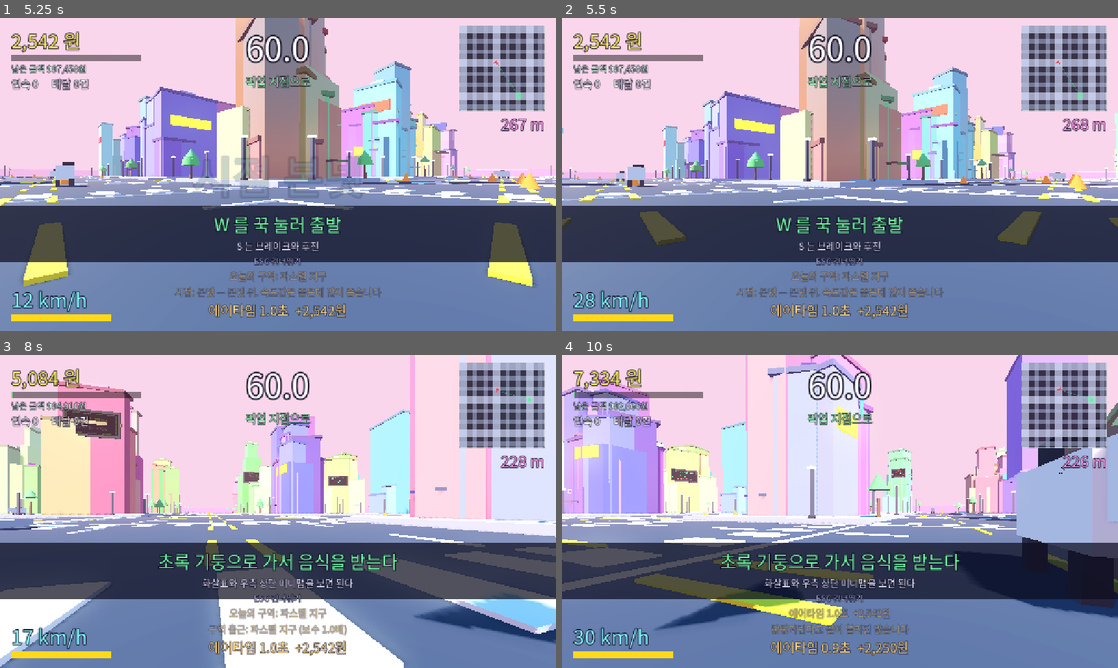
Above: before the commit, frames 1-4 (two rows, left to right).
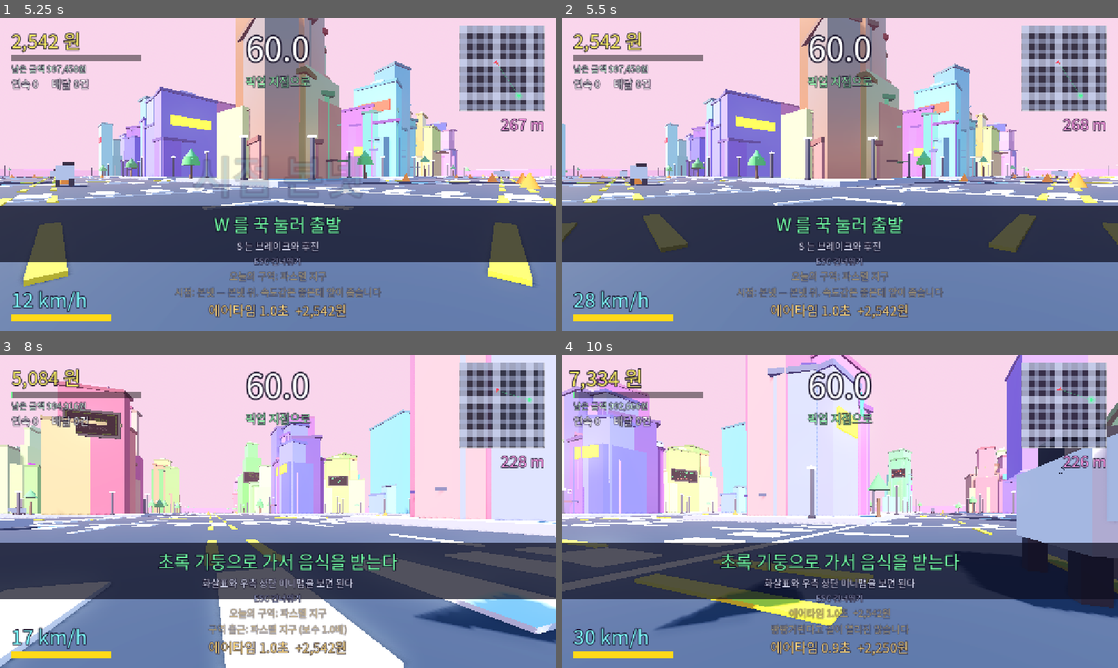
Above: after the commit, the same moments.

Repository: wqrvQ2WR/quick-loop
Game: Godot game, scene res://main.tscn
Same seed, same stepped clock (60 frames per second), same inputs: the game is played once before the commit and once after it.
Inputs (mouse positions are in pixels of both pictures, inside the frame that each line leads up to):
- Up to frame 1 (5.25 s): tap Enter at 0.5, 2, 3.5, 3.6 s; move the mouse to (400, 158) at 0.52 s; hold D 0.53-1.28 s; hold E 0.53-1.28 s; click (400, 158) at 0.67 s; tap Space at 0.77, 1.25, 1.52, 2.75, 3.02, 3.77, 4.52 s; move the mouse to (166, 190) at 1.27 s; hold S 1.28-2.03 s; tap H at 1.35 s; click (166, 190) at 1.42 s; move the mouse to (333, 105) at 2.02 s; hold D 2.03-2.78 s; hold Shift 2.03-2.78 s; click (333, 105) at 2.17 s; move the mouse to (250, 237) at 2.77 s; hold W 2.78-3.53 s; tap Q at 2.85 s; click (250, 237) at 2.92 s; move the mouse to (444, 221) at 3.52 s; hold A 3.53-5.03 s; click (444, 221) at 3.67 s; move the mouse to (111, 127) at 4.27 s; tap V at 4.35 s; click (111, 127) at 4.42 s; move the mouse to (305, 174) at 5.02 s; hold S from 5.03 s (still down); tap F at 5.1 s; click (305, 174) at 5.17 s
- Up to frame 2 (5.5 s): keep holding S
- Up to frame 3 (8 s): move the mouse to (194, 433) at 5.77 s; release S at 5.78 s; hold D 5.78-6.53 s; tap R at 5.85 s; click (194, 433) at 5.92 s; tap Space at 6.02, 6.77, 7.52 s; move the mouse to (400, 495) at 6.52 s; hold W 6.53-7.28 s; tap L at 6.6 s; click (400, 495) at 6.67 s; move the mouse to (166, 527) at 7.27 s; hold D from 7.28 s (still down); tap E at 7.35 s; click (166, 527) at 7.42 s
- Up to frame 4 (10 s): move the mouse to (895, 442) at 8.02 s; release D at 8.03 s; hold S 8.03-8.78 s; hold H 8.03-8.78 s; click (895, 442) at 8.17 s; move the mouse to (812, 574) at 8.77 s; hold A 8.78-9.53 s; tap Shift at 8.85 s; click (812, 574) at 8.92 s; tap Space at 9.02, 9.77 s; move the mouse to (1006, 558) at 9.52 s; hold W from 9.53 s (still down); tap Q at 9.6 s; click (1006, 558) at 9.67 s

Frame 1 is identical in both runs. In frame 2, 9.2% of the frame differs, in the area x 0-100%, y 0-75%; in frame 3, 0.2%; in frame 4, 0.5%.

Commit message:
손맛: 트라우마 흔들림 + 히트스톱 + 섬광
- 화면 흔들림을 트라우마 모델로. 연타가 누적되고(maxf -> 더하기),
  세기는 제곱, 오프셋은 매 프레임 난수 대신 주기 다른 사인 셋, 카메라 롤도 같이
- 큰 충격에만 히트스톱 (대형사고 0.08 / 격파 0.10 / 대파 0.14 / 울트라터보 0.05초)
  타이머에 ignore_time_scale 를 줘야 멈춘 동안에도 복구가 돌아온다
  호출마다 id 를 매겨 가장 최근 것만 배속을 복구한다
- 흰/주황/빨강 섬광. HUD 글자 아래 레이어라 숫자를 안 가린다
- 돈 숫자가 늘면 1.28배로 튀었다가 TRANS_BACK 으로 복귀
- ESC 설정에 화면 흔들림 끔/약/강 (끄면 히트스톱·섬광까지 멎음), 저장됨
- juicetest 디버그 인자로 누적·감쇠·복구·중첩·끔 동작 검증

Co-Authored-By: Claude Opus 5 <noreply@anthropic.com>

Diff:
--- a/scripts/game.gd
+++ b/scripts/game.gd
@@ -140,7 +140,13 @@
 var supply_crate: Node3D
 var supplies_taken := 0
 
-var shake := 0.0
+var shake := 0.0            # 트라우마 0~1. 제곱해서 쓴다
+var _shake_t := 0.0         # 흔들림 위상. 매 프레임 난수를 쓰면 지직거린다
+var shake_level := 2        # 0 끔 / 1 약하게 / 2 강하게
+var flash_rect: ColorRect
+var _hit_stop_id := 0
+var _base_time_scale := 1.0
+var _last_score_shown := 0.0
 var botplay := false
 var bot_speed := 55.0
 var cam_pos := Vector3(0, 12, 24)
@@ -548,6 +554,8 @@
 			debug_bz_radius = float(a.substr(9))
 		if a.begins_with("turbo="):
 			Engine.time_scale = clampf(float(a.substr(6)), 0.1, 20.0)
+			# 히트스톱이 끝나고 1.0 으로 되돌리면 turbo 설정이 날아간다
+			_base_time_scale = Engine.time_scale
 	for a in OS.get_cmdline_user_args():
 		if a.begins_with("time="):
 			start_time = float(a.substr(5))
@@ -818,6 +826,50 @@
 			float(Car.DRIFT_TIERS[0]) / rate, float(Car.DRIFT_TIERS[1]) / rate,
 			float(Car.DRIFT_TIERS[2]) / rate])
 		car.debug_input["drift"] = false
+		get_tree().quit()
+	if "juicetest" in OS.get_cmdline_user_args():
+		debug_no_save = true
+		debug_events = true
+		start_game()
+		await get_tree().create_timer(0.5).timeout
+		tutorial_step = -1
+		print("[dbg] 흔들림 단계 %d (0끔/1약/2강)" % shake_level)
+		# 1) 연타가 한 대보다 커야 한다 (maxf 가 아니라 누적)
+		shake = 0.0
+		_shake(0.4, true)
+		var one := shake
+		_shake(0.4, true)
+		_shake(0.4, true)
+		print("[dbg] 트라우마 — 한 대 %.2f / 세 대 연타 %.2f (연타가 커야 정상)" % [one, shake])
+		# 2) 스스로 잦아드는가
+		var t0 := shake
+		await get_tree().create_timer(0.7).timeout
+		print("[dbg] 0.7초 뒤 %.2f -> %.2f (0 쪽으로 가야 정상)" % [t0, shake])
+		# 3) 히트스톱이 배속을 제대로 돌려놓는가
+		var before := Engine.time_scale
+		_hit_stop(0.08, 0.05)
+		await get_tree().create_timer(0.02, true, false, true).timeout
+		var during := Engine.time_scale
+		await get_tree().create_timer(0.3, true, false, true).timeout
+		print("[dbg] 히트스톱 — 전 %.2f / 중 %.2f / 후 %.2f (중만 낮아야 정상)" % [
+			before, during, Engine.time_scale])
+		# 4) 겹친 히트스톱이 먼저 끝난 쪽에 끊기지 않는가
+		_hit_stop(0.05, 0.05)
+		await get_tree().create_timer(0.02, true, false, true).timeout
+		_hit_stop(0.30, 0.05)
+		await get_tree().create_timer(0.12, true, false, true).timeout
+		print("[dbg] 겹친 히트스톱 — 0.12초 시점 배속 %.2f (아직 낮아야 정상)" % Engine.time_scale)
+		await get_tree().create_timer(0.4, true, false, true).timeout
+		print("[dbg] 겹친 히트스톱 — 끝난 뒤 배속 %.2f" % Engine.time_scale)
+		# 5) 흔들림 끄면 히트스톱도 안 걸려야 한다
+		shake_level = 0
+		_hit_stop(0.2, 0.05)
+		await get_tree().create_timer(0.05, true, false, true).timeout
+		print("[dbg] 흔들림 끔 상태 히트스톱 — 배속 %.2f (1.00 이어야 정상)" % Engine.time_scale)
+		shake = 0.0
+		_shake(1.0, true)
+		await get_tree().process_frame
+		print("[dbg] 흔들림 끔 상태에서 흔들기 호출 — 트라우마 %.2f (값은 쌓이되 화면은 안 흔들림)" % shake)
 		get_tree().quit()
 	if "camtest" in OS.get_cmdline_user_args():
 		debug_no_save = true
@@ -2191,6 +2243,13 @@
 	ui = CanvasLayer.new()
 	add_child(ui)
 
+	# 큰 충격용 흰 섬광. 무지개보다 위, HUD 글자보다는 아래.
+	flash_rect = ColorRect.new()
+	flash_rect.set_anchors_preset(Control.PRESET_FULL_RECT)
+	flash_rect.mouse_filter = Control.MOUSE_FILTER_IGNORE
+	flash_rect.color = Color(1, 1, 1, 0)
+	ui.add_child(flash_rect)
+
 	# 무지개 환각 시점 전용 화면 덧칠. HUD 보다 먼저 넣어서 글자를 안 가린다.
 	# 단색을 깜빡이면 그냥 화면이 하얘진다. 무지개 띠를 화면 밖까지 깔고 옆으로 흘린다.
 	var grad := Gradient.new()
@@ -3046,6 +3105,8 @@
 func _on_rival_destroyed(pos: Vector3, reward: float) -> void:
 	rival_kills += 1
 	_shake(0.55, true)
+	_hit_stop(0.1, 0.05)
+	_flash(0.4, Color(1.0, 0.75, 0.4))
 	if macho_active:
 		_toast("마초 트럭 KO! 승부수당이 도로에 떨어졌습니다")
 		_pop("마짱 승부수당! +%s원" % _won(reward), Color(1.0, 0.65, 0.15))
@@ -3141,6 +3202,8 @@
 	_pop("차량 대파  -%s원" % _won(loss), Color(1.0, 0.3, 0.3))
 	_toast(_line(death_lines))
 	_shake(1.2, true)
+	_hit_stop(0.14, 0.05)
+	_flash(0.55, Color(1.0, 0.4, 0.4))
 	player_hit_cooldown = 1.5
 	# 자기장 안쪽 안전한 곳에서 다시 시작
 	if bluezone_active:
@@ -3749,7 +3812,50 @@
 	# 전체화면에서는 큰 충돌만 흔든다. 창모드는 전부 그대로.
 	if _is_fullscreen() and not big:
 		return
-	shake = maxf(shake, amount)
+	# 겹쳐 맞으면 더 크게 흔들려야 한다. maxf 로 덮으면 연타가 한 대처럼 느껴진다.
+	shake = clampf(shake + amount * 0.55, 0.0, 1.0)
+
+
+func _hit_stop(duration := 0.07, slow := 0.06) -> void:
+	# 큰 충격에만. 가벼운 접촉까지 멈추면 조작이 끈적해진다.
+	if shake_level == 0 or state != State.PLAY:
+		return
+	_hit_stop_id += 1
+	var my_id := _hit_stop_id
+	Engine.time_scale = _base_time_scale * slow
+	# 4번째 인자 ignore_time_scale=true. 안 주면 멈춘 동안 타이머도 멈춰서 안 돌아온다.
+	await get_tree().create_timer(duration, true, false, true).timeout
+	if my_id == _hit_stop_id:
+		# 더 최근 히트스톱이 복구를 맡았으면 끼어들지 않는다
+		Engine.time_scale = _base_time_scale
+
+
+func _flash(a := 0.5, c := Color(1, 1, 1)) -> void:
+	if flash_rect == null or shake_level == 0:
+		return
+	flash_rect.color = Color(c.r, c.g, c.b, a)
+	var tw := create_tween()
+	tw.tween_property(flash_rect, "color:a", 0.0, 0.22).set_trans(Tween.TRANS_QUAD)
+
+
+func _pop_label(lbl: Control, amount := 1.35) -> void:
+	# 숫자가 그냥 바뀌면 바뀐 줄 모른다. 튀어올랐다 제자리로.
+	if lbl == null:
+		return
+	lbl.pivot_offset = lbl.size * 0.5
+	lbl.scale = Vector2(amount, amount)
+	var tw := create_tween()
+	tw.tween_property(lbl, "scale", Vector2.ONE, 0.22) \
+		.set_trans(Tween.TRANS_BACK).set_ease(Tween.EASE_OUT)
+
+
+func cycle_shake_level() -> void:
+	shake_level = (shake_level + 1) % 3
+	shake = 0.0
+	if flash_rect:
+		flash_rect.color = Color(1, 1, 1, 0)
+	_save()
+	_toast("화면 흔들림: %s" % ["끔", "약하게", "강하게"][shake_level])
 
 
 func cycle_camera() -> void:
@@ -3842,9 +3948,15 @@
 		follow = lerpf(follow, 26.0, aim_t)
 	cam_pos = cam_pos.lerp(desired, clampf(delta * follow, 0.0, 1.0))
 	var sh := Vector3.ZERO
+	var roll_extra := 0.0
 	if shake > 0.0:
-		shake = maxf(0.0, shake - delta * 2.4)
-		sh = Vector3(randf_range(-1, 1), randf_range(-1, 1), randf_range(-1, 1)) * shake
+		# 트라우마 모델: 세기는 제곱이라 작은 충돌은 거의 안 흔들리고 큰 건 확 때린다.
+		shake = maxf(0.0, shake - delta * 1.5)
+		var amp: float = shake * shake * (0.0 if shake_level == 0 else (0.5 if shake_level == 1 else 1.0))
+		_shake_t += delta * 34.0
+		# 난수를 매 프레임 쓰면 지직거린다. 주기가 다른 사인 셋을 섞는다.
+		sh = Vector3(sin(_shake_t * 1.7), sin(_shake_t * 2.3), sin(_shake_t * 1.1)) * amp * 1.6
+		roll_extra = sin(_shake_t * 1.37) * amp * 0.09
 	cam.global_position = cam_pos + sh
 	# 탑뷰는 바로 위에서 내려다봐서 기본 up 벡터와 시선이 평행해진다. 옆으로 누우므로
 	# 차 뒤쪽을 up 으로 준다.
@@ -3852,6 +3964,9 @@
 		cam.look_at(look_at, -back)
 	else:
 		cam.look_at(look_at)
+	if roll_extra != 0.0:
+		# look_at 이 롤을 0 으로 되돌리므로 그 뒤에 기울인다
+		cam.rotate_object_local(Vector3.FORWARD, roll_extra)
 	if cam_mode == CamMode.TRIP:
 		# look_at 이 롤을 0 으로 되돌리므로 그 뒤에 직접 기울인다.
 		# 주기를 둘 겹쳐서 가끔 화면이 통째로 뒤집힌다.
@@ -4083,7 +4198,13 @@
 		else:
 			lbl_time.add_theme_color_override("font_color", Color.WHITE)
 			lbl_time.scale = Vector2.ONE
-	lbl_score.text = "%s 원" % _won(score)
+	# 돈이 늘면 숫자가 튀어오른다. 그냥 바뀌면 바뀐 줄 모른다.
+	var money_txt := "%s 원" % _won(score)
+	if lbl_score.text != money_txt:
+		lbl_score.text = money_txt
+		if score > _last_score_shown:
+			_pop_label(lbl_score, 1.28)
+		_last_score_shown = score
 	goal_bar.size.x = 300.0 * clampf(score / GOAL, 0.0, 1.0)
 	lbl_goal.text = "남은 금액 %s원" % _won(maxf(0.0, GOAL - score))
 	lbl_combo.text = "연속 %d      배달 %d건" % [combo, deliveries]
@@ -4207,6 +4328,10 @@
 		print("[event] 대형사고 impact=%.1f  누적 벽수집=%s원  수익=%s원" % [force, _won(crash_total + CRASH_PAY), _won(score + CRASH_PAY)])
 	combo = 0
 	_shake(clampf(force * 0.045, 0.3, 1.4), true)
+	# 세게 박은 것만 멎는다. 긁힘까지 멈추면 조작이 끈적해진다.
+	if force > 18.0:
+		_hit_stop(0.08, 0.06)
+		_flash(0.28)
 	if state == State.PLAY:
 		score += CRASH_PAY
 		career_earnings += CRASH_PAY
@@ -4261,6 +4386,8 @@
 	_stunt(gain, "%s (%.1f초 드리프트)" % [names[tier], secs])
 	_pop("%s!" % names[tier], car.drift_color(tier))
 	_shake(0.12 + 0.06 * tier)
+	if tier >= 3:
+		_hit_stop(0.05, 0.12)
 	if randf() < 0.55:
 		_toast(_line(drift_lines))
 	if drift_boosts >= 15:
@@ -4431,6 +4558,7 @@
 		selected_district = int(cfg.get_value("record", "selected_district", 0))
 		tutorial_done = bool(cfg.get_value("record", "tutorial_done", false))
 		cam_mode = int(cfg.get_value("record", "cam_mode", 0)) % CamMode.size()
+		shake_level = clampi(int(cfg.get_value("record", "shake_level", 2)), 0, 2)
 		seen_unlock_cutscene = cfg.get_value("record", "seen_unlock_cutscene", {})
 		var saved: Dictionary = cfg.get_value("record", "achieved", {})
 		for k in saved.keys():
@@ -4447,5 +4575,6 @@
 	cfg.set_value("record", "achieved", achieved)
 	cfg.set_value("record", "tutorial_done", tutorial_done)
 	cfg.set_value("record", "cam_mode", cam_mode)
+	cfg.set_value("record", "shake_level", shake_level)
 	cfg.set_value("record", "seen_unlock_cutscene", seen_unlock_cutscene)
 	cfg.save(SAVE_PATH)
--- a/scripts/menu.gd
+++ b/scripts/menu.gd
@@ -206,7 +206,7 @@
 
 func _activate_setting(idx: int) -> void:
 	# 되돌릴 수 없는 동작만 두 번 눌러야 실행된다 (0=튜토리얼, 3=소지금은 그냥 실행)
-	if idx != 0 and idx != 3 and idx != 4 and confirm_idx != idx:
+	if idx != 0 and idx != 3 and idx != 4 and idx != 5 and confirm_idx != idx:
 		confirm_idx = idx
 		refresh()
 		return
@@ -222,6 +222,9 @@
 			refresh()
 		3:
 			game.grant_test_money()
+			refresh()
+		4:
+			game.cycle_shake_level()
 			refresh()
 		_:
 			close()
@@ -263,6 +266,11 @@
 			{
 			"name": "테스트용 소지금 1,000만원",
 			"desc": "소지금을 10,000,000원으로 맞추고 구역 해금을 갱신한다. 테스트용이다.",
+			"warn": "",
+		},
+		{
+			"name": "화면 흔들림: %s" % ["끔", "약하게", "강하게"][game.shake_level],
+			"desc": "충돌·격파 때 화면이 흔들리고 순간 멎는 정도. 멀미가 나면 줄이거나 끈다.",
 			"warn": "",
 		},
 		{
Not shown, changed: README.md
